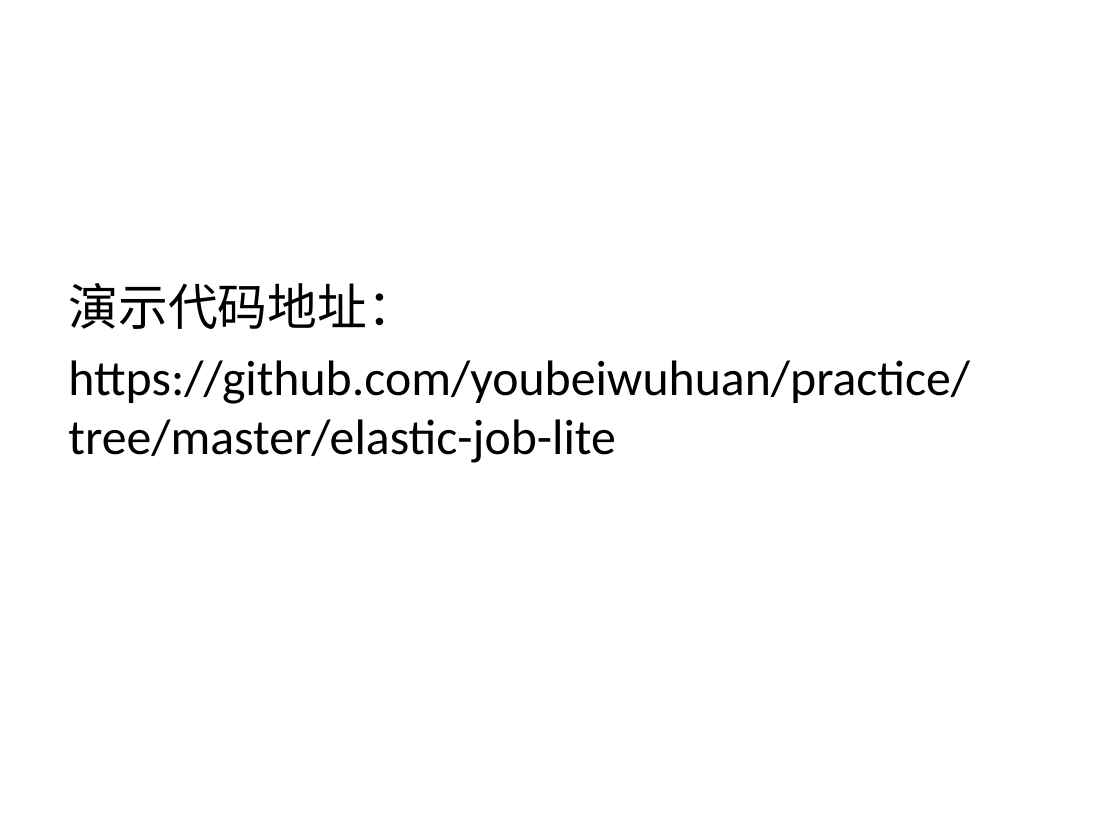
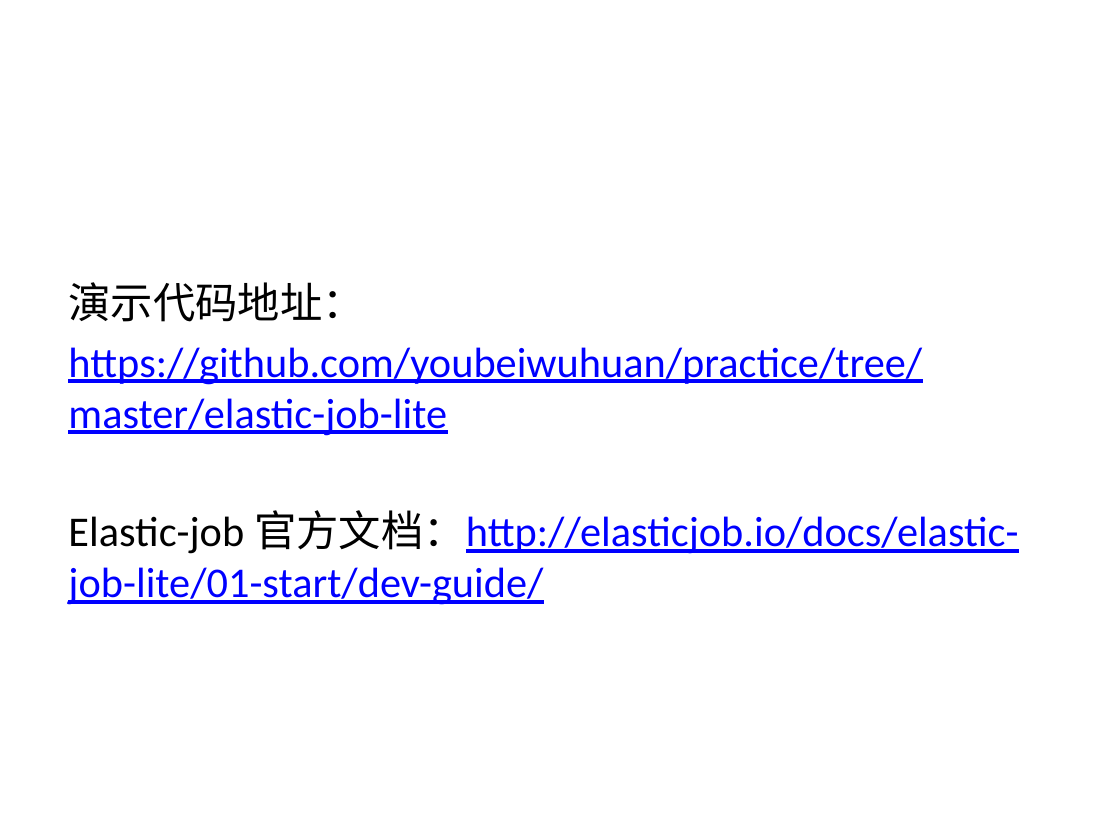
Before and after one commit to liuendy/practice, a slide deck: slide 10 of elastic-job-lite/elastic-job.pptx. Drawn at 1120x840 pixels with LibreOffice and Linux fonts; fonts in the diff are those of the drawing. Boxes give left, top, right and bottom in pixels: in the first picture for what was removed or moved away, otherwise in the second. Text is boxed around its words. In the diff, an @@ line names an element or a change of style, - is before the commit and + after.

```diff
--- a/elastic-job-lite/elastic-job.pptx
+++ b/elastic-job-lite/elastic-job.pptx
@@ text at bbox=[68, 282, 922, 436]: size 32 to 27.2 pt in "演示代码地址：", "https://github.com/youbeiwuhuan/practice/tree/master/elastic ..."; text colour #000000 to #0000FF, underline on in "https://github.com/youbeiwuhuan/practice/tree/master/elastic ..." @@
@@ text at bbox=[68, 510, 1018, 605]: paragraph added @@
+Elastic-job 官方文档：http://elasticjob.io/docs/elastic-job-lite/01-start/dev-guide/
```
Also in this commit, not shown: 1 other slide changed, 22 other files.
